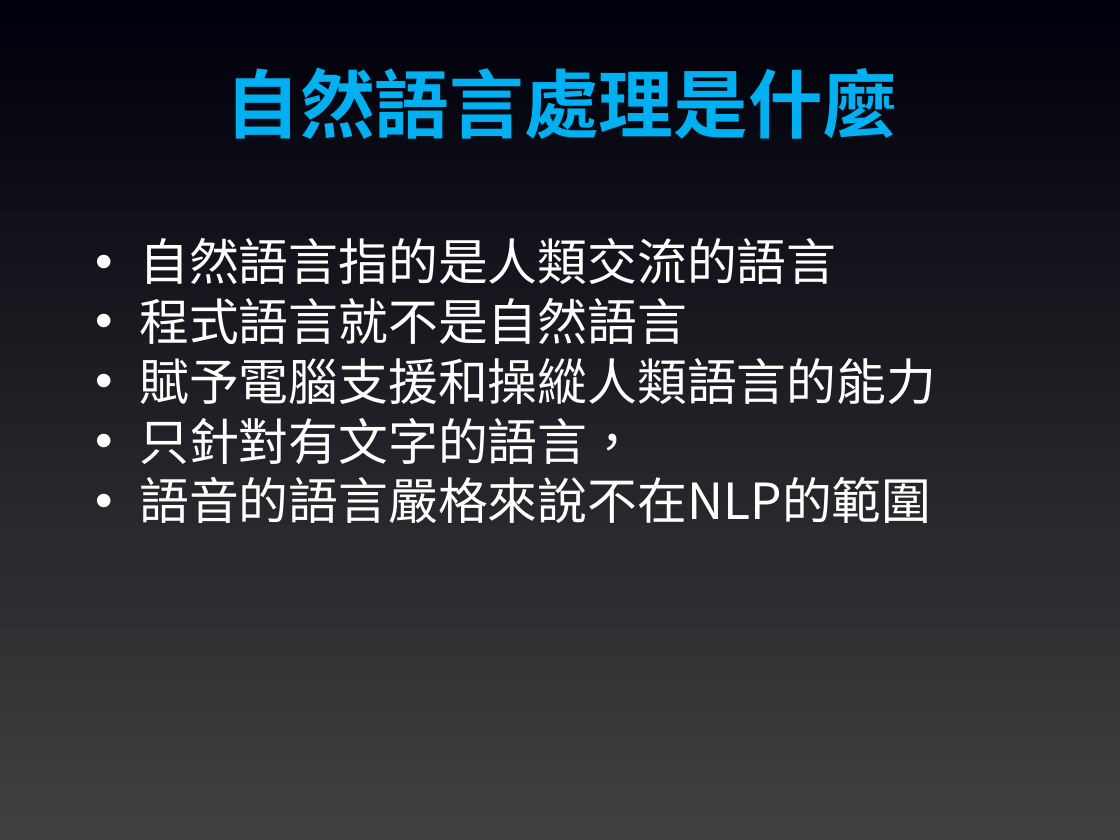
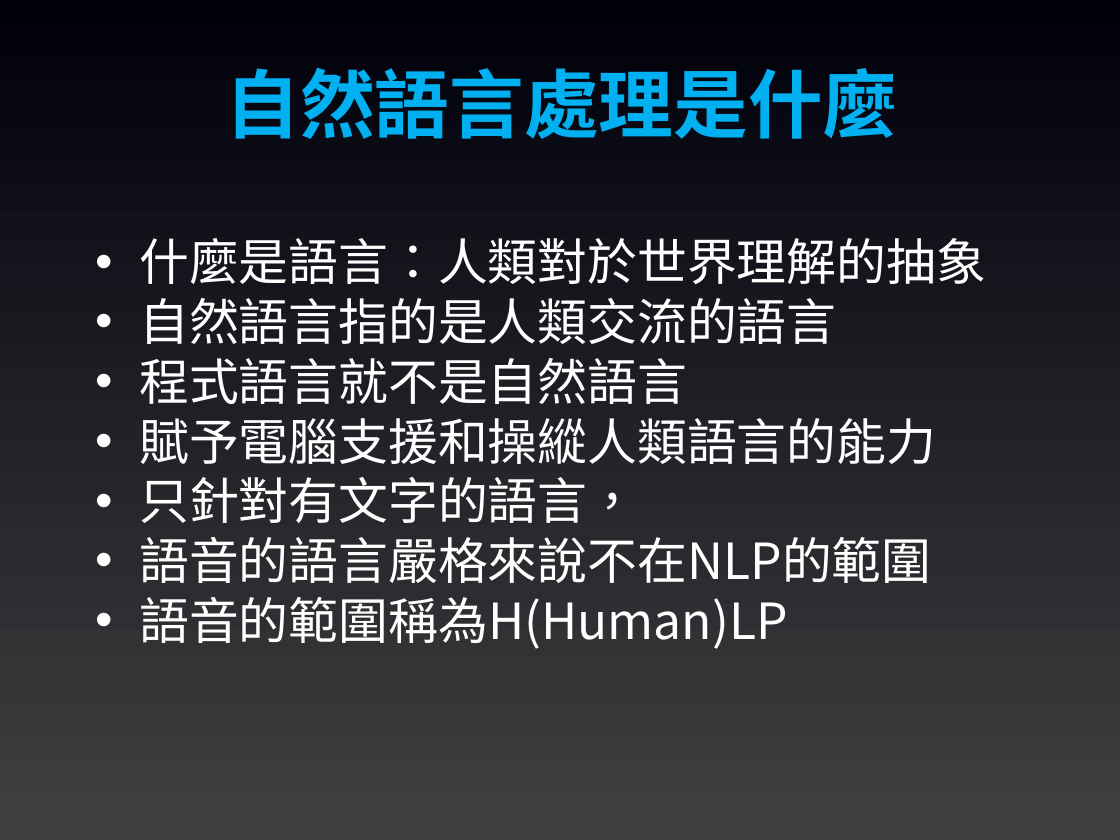
Before and after one commit to joshhu/mustllm20242nd, a slide deck: slide 2 of Slides/Week01/01：自然語言處理(NLP)概論.pptx. Drawn at 1120x840 pixels with LibreOffice and Linux fonts; fonts in the diff are those of the drawing. Boxes give left, top, right and bottom in pixels: in the first picture for what was removed or moved away, otherwise in the second. Text is boxed around its words. In the diff, an @@ line names an element or a change of style, - is before the commit and + after.

```diff
--- a/Slides/Week01/01：自然語言處理(NLP)概論.pptx
+++ b/Slides/Week01/01：自然語言處理(NLP)概論.pptx
@@ text at bbox=[139, 238, 986, 284]: paragraph added @@
+• 什麼是語言：人類對於世界理解的抽象
@@ text at bbox=[139, 597, 787, 649]: paragraph added @@
+• 語音的範圍稱為H(Human)LP
```
Also in this commit, not shown: 2 other slides changed, 2 other files.
